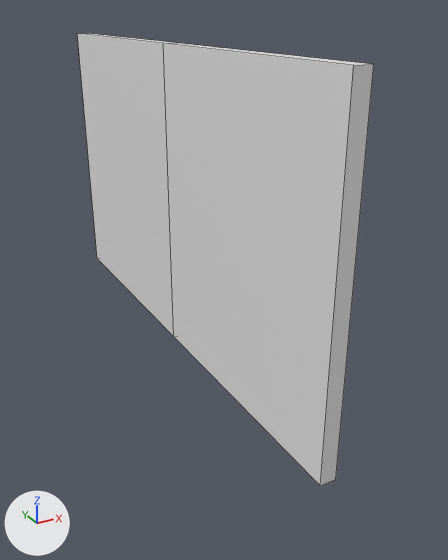
A saved change to the FBX model modelaje/blocking_assets/m_ventana2.fbx.
One viewpoint serves both versions: a 50 mm lens placed at (-1.3, -2.88, 0.94), pointed at (0.14, -0.27, -0.36). Arrows for +X, +Y and +Z are at lower left; the lights stay in place. Mesh edges are drawn as thin lines.

Script lines for the objects in view, before the commit:
```python
me_cube_034 = bpy.data.meshes.new('Cube.034')
me_cube_034.from_pydata(...)  # 12 vertices, 10 faces; spans x -0.04..0.04, y -1.38..1.38, z -0.79..0.79
ob_ventana2 = bpy.data.objects.new('ventana2', me_cube_034)
ob_ventana2.location = (0.0, 0.0, 0.0)
```
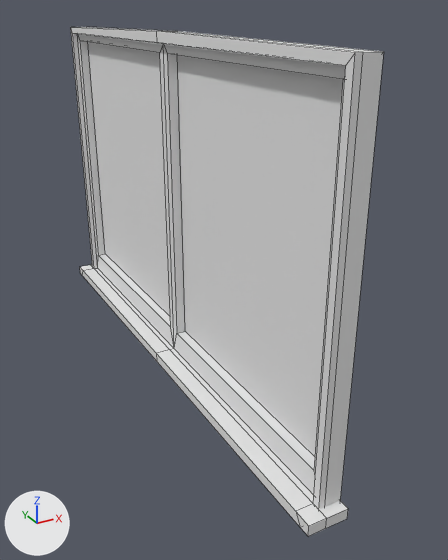
Patch to the scene script:
```diff
--- a/modelaje/blocking_assets/m_ventana2.fbx.py
+++ b/modelaje/blocking_assets/m_ventana2.fbx.py
@@ me_cube_034 @@
 # used by ob_ventana2; location = (0.0, 0.0, 0.0)
-me_cube_034.from_pydata(...)  # 12 vertices, 10 faces; spans x -0.04..0.04, y -1.38..1.38, z -0.79..0.79
+me_cube_034.from_pydata(...)  # 70 vertices, 72 faces; spans x -0.15..0.04, y -1.47..1.47, z -0.92..0.84
+# me_cube_034 part 1
+# 6 vertices are removed from x -0.04..0.04, y -1.38..1.38, z -0.79
+# 10 faces are deleted
+# 45 vertices are added at x -0.15..0.04, y -1.47..1.47, z -0.92..0.84
+# 6 new vertices lie (0.0, 0.0, -1.65) away from vertices in x -0.04..0.04, y -1.38..1.38, z 0.79
+# 5 new vertices lie (-0.08, 0.0, 0.0) away from vertices in x 0.04, y -1.42..1.42, z -0.92..0.82
+# 8 new vertices lie (0.05, 0.0, 0.0) away from vertices in x -0.04, y -1.34..1.34, z -0.74..0.74
+# 72 new faces join them
```

What differs and where, as boxes (x1, y1, x2, y2) in the pictures (448 x 560 px):
'ventana2', reshaped (12% taller)
    before: (77, 33, 374, 486)
    after: (71, 27, 384, 536)
